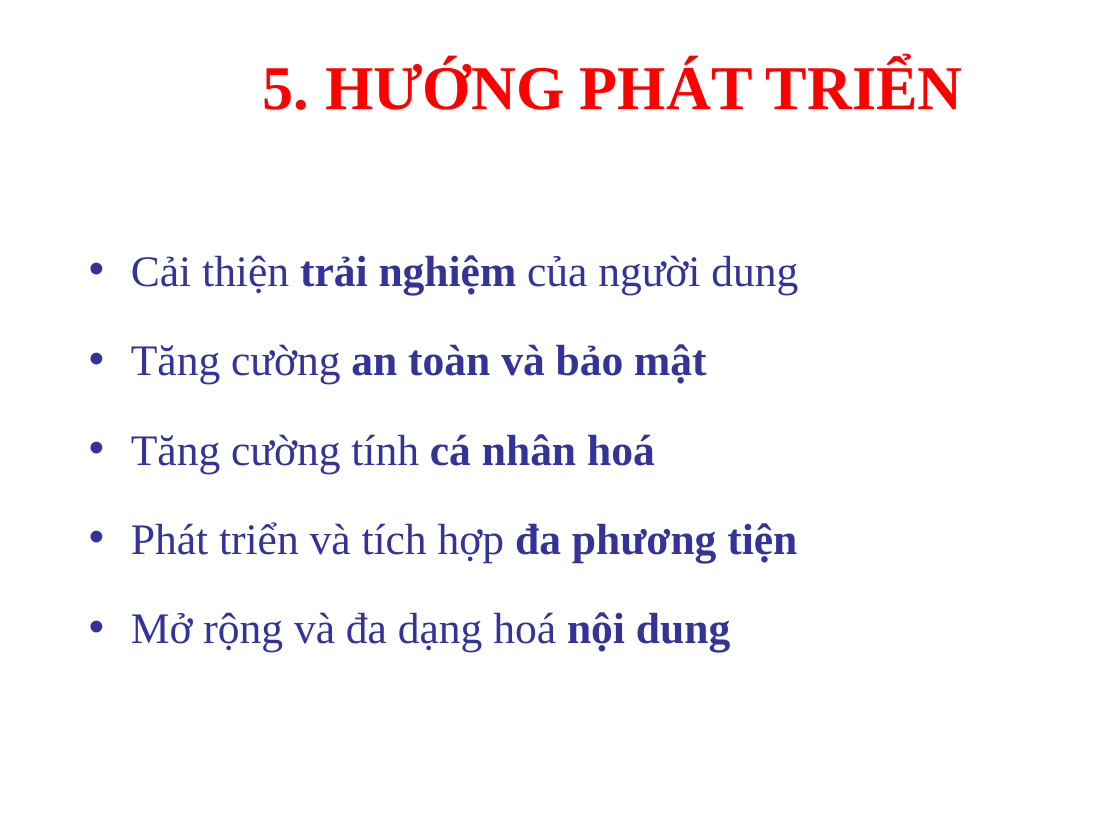
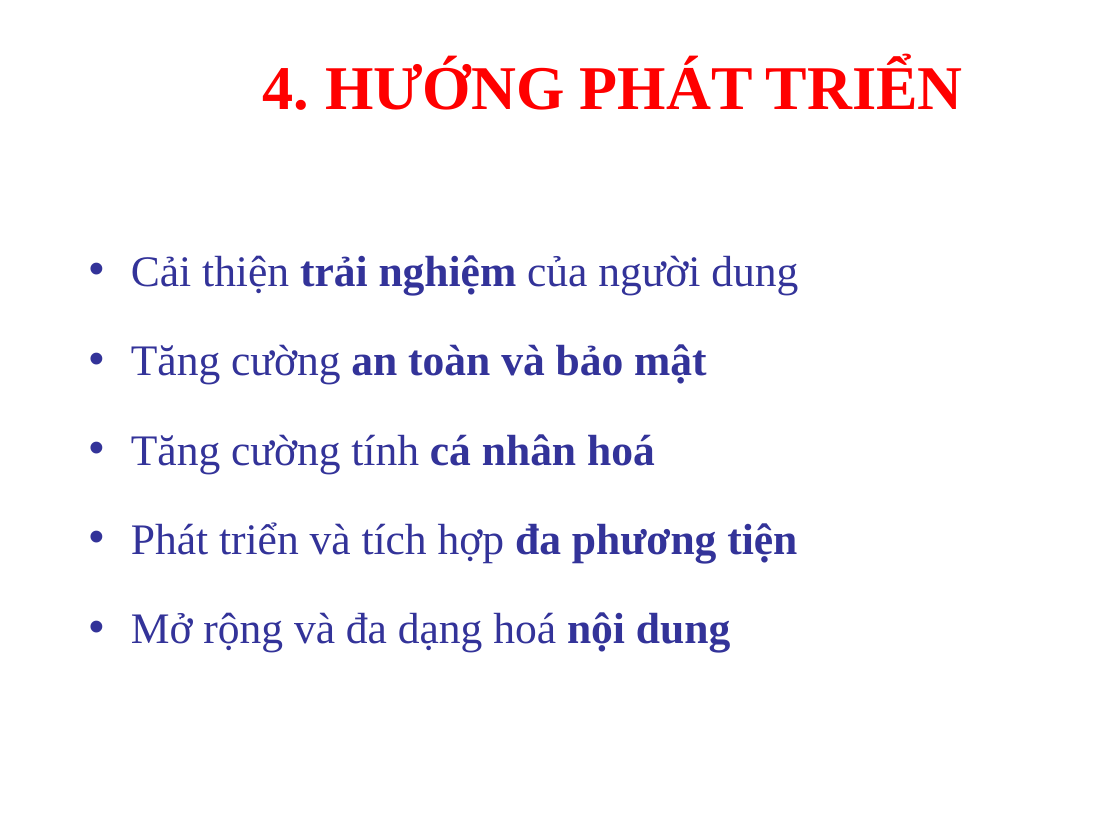
Before and after one commit to anhtan2223/FishLearning---Mobile-App, a slide deck: slide 12 of NLNganh.ppt (slide 13 before the commit). Drawn at 1120x840 pixels with LibreOffice and Linux fonts; fonts in the diff are those of the drawing; background and template pictures are left out. Boxes give left, top, right and bottom in pixels: in the first picture for what was removed or moved away, otherwise in the second. Text is boxed around its words. In the diff, an @@ line names an element or a change of style, - is before the commit and + after.

```diff
--- a/NLNganh.ppt
+++ b/NLNganh.ppt
@@ text at (263, 60, 963, 110): text changed @@
-5. HƯỚNG PHÁT TRIỂN
+4. HƯỚNG PHÁT TRIỂN
```
Also in this commit, not shown: 3 other slides changed, 3 other files.
